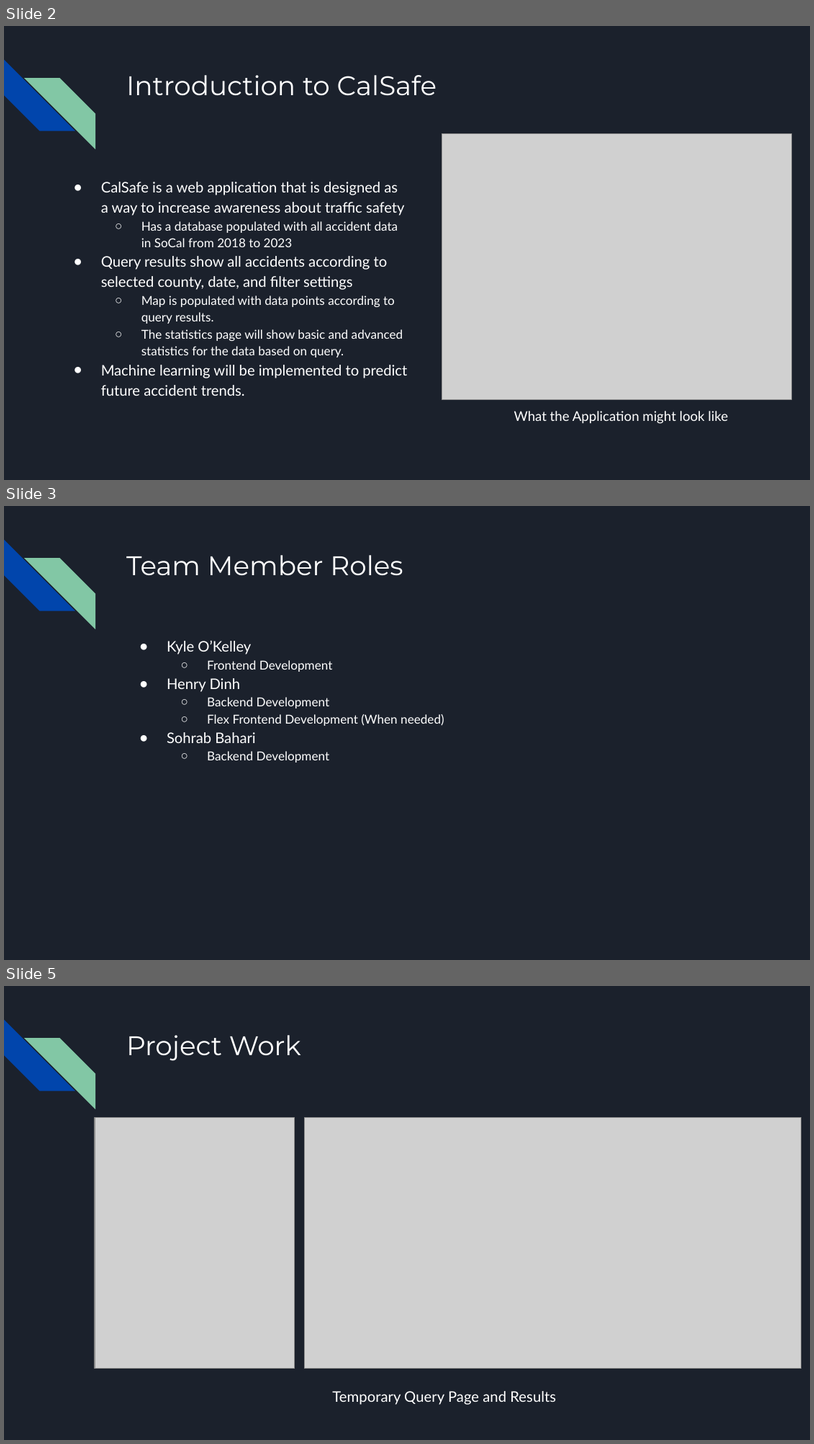
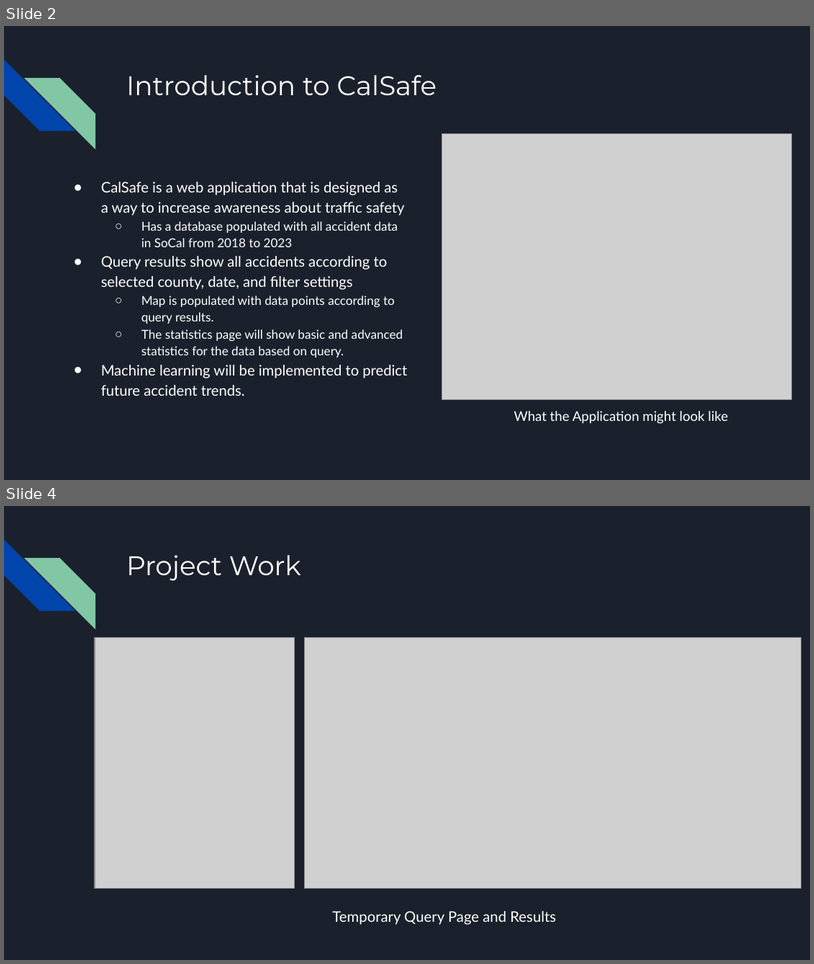
Before and after one commit to ethanl21/calsafe, a slide deck: Progress Screenshots/CalSafe Midterm Presentation.pptx. Shown one above the other, each under a label of ours: slides 2, 3 and 5 before the commit, slides 2 and 4 after it; the slides between them are not shown. The pictures are 814x1444 and 814x964 pixels, drawn with LibreOffice and Linux fonts; fonts in the diff are those of the drawing; grey boxes stand for pictures. Boxes give left, top, right and bottom in pixels: in the first picture for what was removed or moved away, otherwise in the second. Text is boxed around its words. In the diff, an @@ line names an element or a change of style, - is before the commit and + after.

```diff
--- a/Progress Screenshots/CalSafe Midterm Presentation.pptx
+++ b/Progress Screenshots/CalSafe Midterm Presentation.pptx
@@ slide 3 removed at (4,506,810,960), background #1B212C; not listed: 2 template elements that a slide beside it also shows @@
@@ title removed at (126,555,403,575) @@
-Team Member Roles
@@ text removed at (167,640,445,762) @@
-● Kyle O’Kelley
-  ○ Frontend Development
-● Henry Dinh
-  ○ Backend Development
-  ○ Flex Frontend Development (When needed)
-● Sohrab Bahari
-  ○ Backend Development
@@ what was slide 5 is now slide 4 @@
```
Also in this commit, not shown: 2 slides changed.
